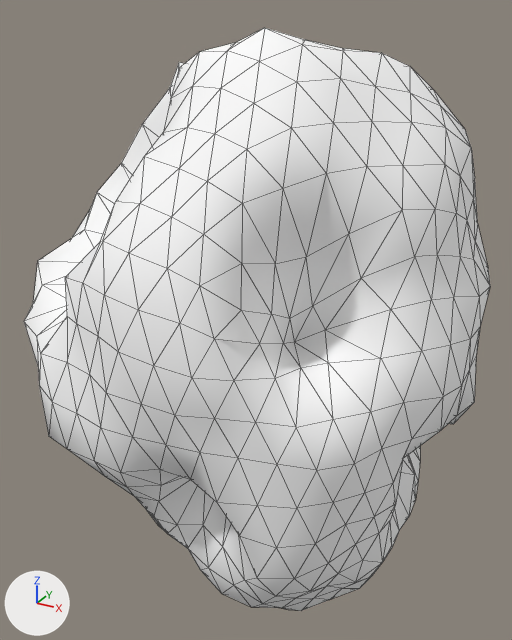
What one commit did to the glTF model assets/asteroids/asteroid_med_21.glb.
Both versions are drawn from a 50 mm lens placed at (0.974, -1.904, 1.061), pointed at (-0.082, 0.016, 0.101). The axes (+X, +Y, +Z) are drawn at lower left. The lights are the same throughout. The first picture is the older version. Mesh edges are drawn as thin lines. Vertices at exactly the same position are counted once.

Names of what the first picture shows: 'asteroid_med_21'.
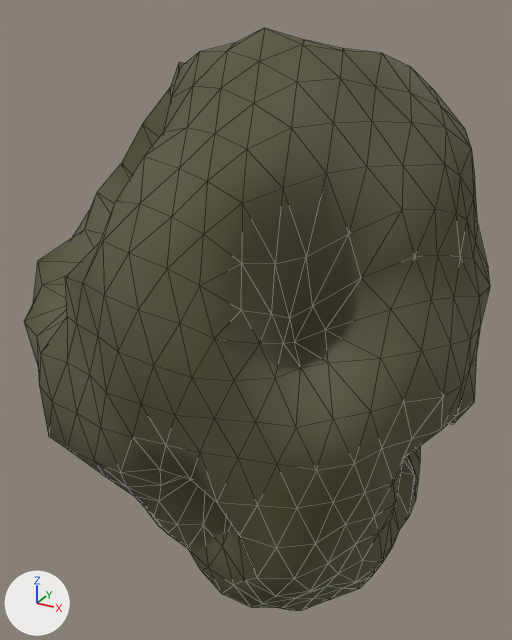
Location of each change, [x1, y1, x2, y2] in pixels of the pictures (512 x 640 px):
'asteroid_med_21', recoloured (darker): [24, 28, 490, 611] in both

Patch to the scene script:
```diff
--- a/assets/asteroids/asteroid_med_21.glb.py
+++ b/assets/asteroids/asteroid_med_21.glb.py
@@ mat_rock_asteroid_med_21 @@
 n0 = _N.new('ShaderNodeBsdfPrincipled'); n0.name = 'Principled BSDF'
-n0.inputs[0].default_value = (1.0, 1.0, 1.0, 1.0)  # 'Base Color', white #ffffff
-n0.inputs[1].default_value = 0.0297  # 'Metallic'
-n0.inputs[2].default_value = 0.94  # 'Roughness'
+n0.inputs[1].default_value = 0.0342  # 'Metallic'
+n0.inputs[2].default_value = 0.894  # 'Roughness'
 n1 = _N.new('ShaderNodeOutputMaterial'); n1.name = 'Material Output'
+n2 = _N.new('ShaderNodeVertexColor'); n2.name = 'Color Attribute'
 _L.new(n0.outputs[0], n1.inputs[0])  # 'BSDF' to 'Surface'
+_L.new(n2.outputs[0], n0.inputs[0])  # 'Color' to 'Base Color'
@@ me_icosphere @@
 me_icosphere.from_pydata(...)  # 642 vertices, 1280 faces; spans x -0.8..0.66, y -0.67..0.65, z -0.94..1.02
 # used by ob_asteroid_med_21; location = (0.0, 0.0, 0.0)
+# me_icosphere part 1: vertex colours changed
 me_icosphere.materials.append(mat_rock_asteroid_med_21)
```
